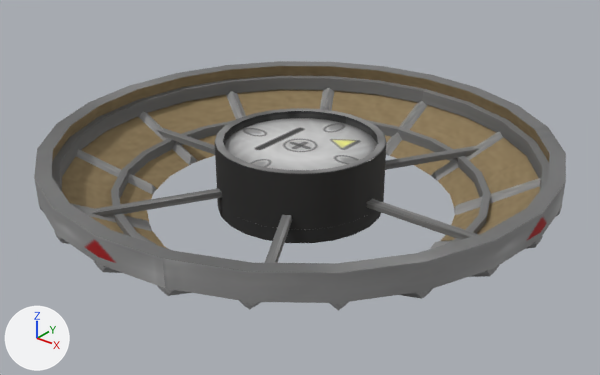
One commit to the FBX model Unity/Assets/Models/SD-18A.FBX: the scene before it, then after it.
Camera for both pictures: a 50 mm camera at (1.785, -2.235, 1.316) aimed at (0.015, -0.023, -0.056). Every picture has the same lights, and +X, +Y and +Z are marked at lower left. Objects named as collision shapes, trigger or cutter boxes, shadow casters or lower levels of detail are left out. Where no turn or scale is listed for an object, it has been applied to the vertices.

Before the edit, the objects in view are built like this:
```python
me_mesh_002 = bpy.data.meshes.new('Mesh.002')
me_mesh_002.from_pydata(...)  # 144 vertices, 288 faces; spans x -0.95..0.95, y -0.95..0.95, z -0.12..0.15
me_mesh_002.materials.append(mat_mole)
me_mesh_026 = bpy.data.meshes.new('Mesh.026')
me_mesh_026.from_pydata(...)  # 8 vertices, 4 faces; spans x -0.43..0.427, y -0.724..0.729, z -0.012..0.012
me_mesh_026.materials.append(mat_mole)
me_mesh_043 = bpy.data.meshes.new('Mesh.043')
me_mesh_043.from_pydata(...)  # 96 vertices, 96 faces; spans x -0.709..0.709, y -0.709..0.709, z 0.028..0.072
me_mesh_043.materials.append(mat_mole)
ob_adapter1812 = bpy.data.objects.new('Adapter1812', me_mesh_002)
ob_adapter1812.location = (0.0, 0.0, -0.012)
ob_box136 = bpy.data.objects.new('Box136', me_mesh_026)
ob_box136.location = (0.0, 0.0, -0.035)
ob_tube002 = bpy.data.objects.new('Tube002', me_mesh_043)
ob_tube002.location = (0.0, 0.0, -0.115)
# also in view: 'Cylinder042' at (0.0, 0.0, 0.028); 'Bracer035' at (0.377, 0.653, -0.047); 'Box023' at (-0.003, 0.0, -0.035); 'Bracer042' at (-0.653, -0.377, -0.047); 'Cylinder045' at (0.0, 0.0, -0.106)
```
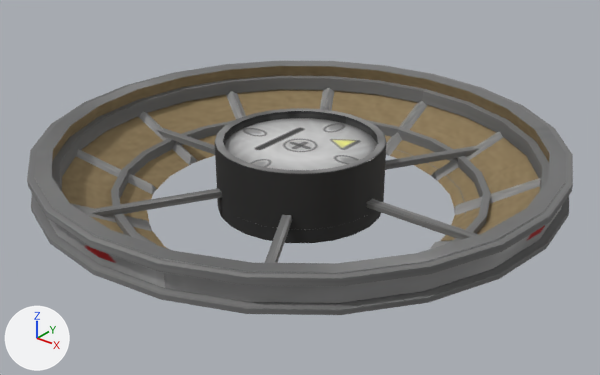
Where the change shows, as pixel boxes [x1, y1, x2, y2] in the pictures (600 x 375 px):
'Tube005', added
    after: [27, 61, 573, 286]
'Tube003', added
    after: [31, 194, 569, 315]

The change in detail:
Mesh me_mesh_047 is new.
It is a torus around z (ring radius 0.96, tube radius 0.02) spanning x -0.98..0.98, y -0.98..0.98, z 0.0..0.03.
It uses material mat_mole.
Mesh me_mesh_043_1 is new.
It is a torus around z (ring radius 0.95, tube radius 0.03) spanning x -0.98..0.98, y -0.98..0.98, z 0.0..0.03.
It uses material mat_mole.
Object 'Tube005' (ob_tube005) is new; it shows me_mesh_047.
Its location is (0.0, 0.0, 0.107).
Object 'Tube003' (ob_tube003) is new; it shows me_mesh_043_1.
Its location is (0.0, 0.0, 0.012).
